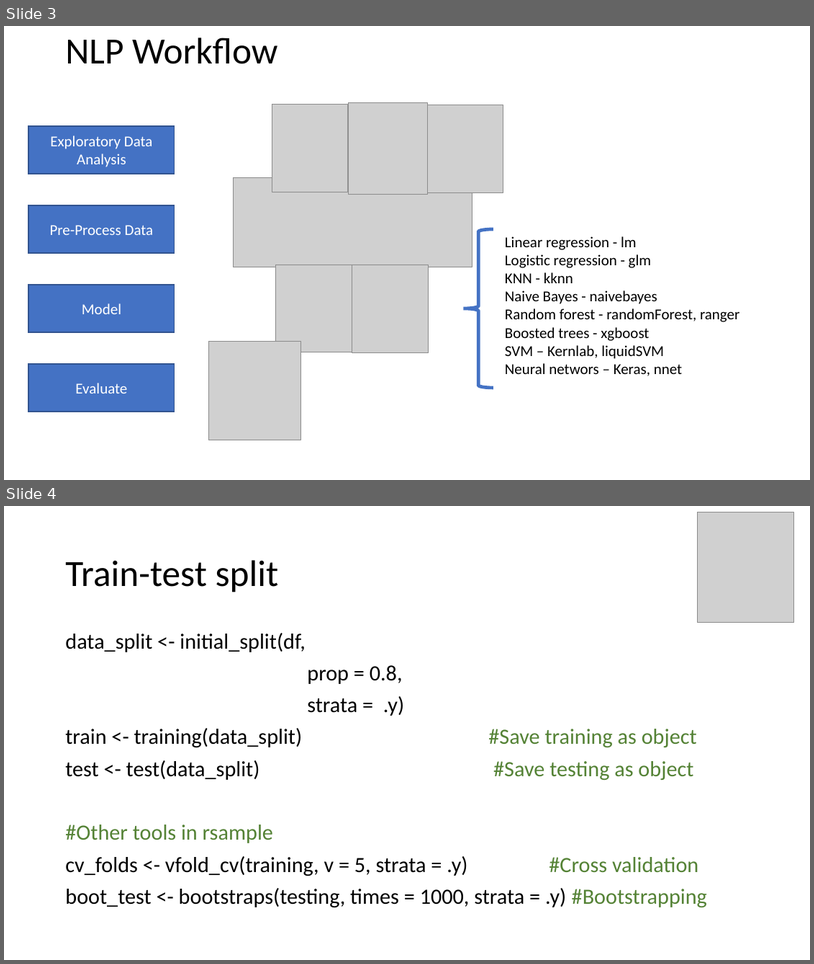
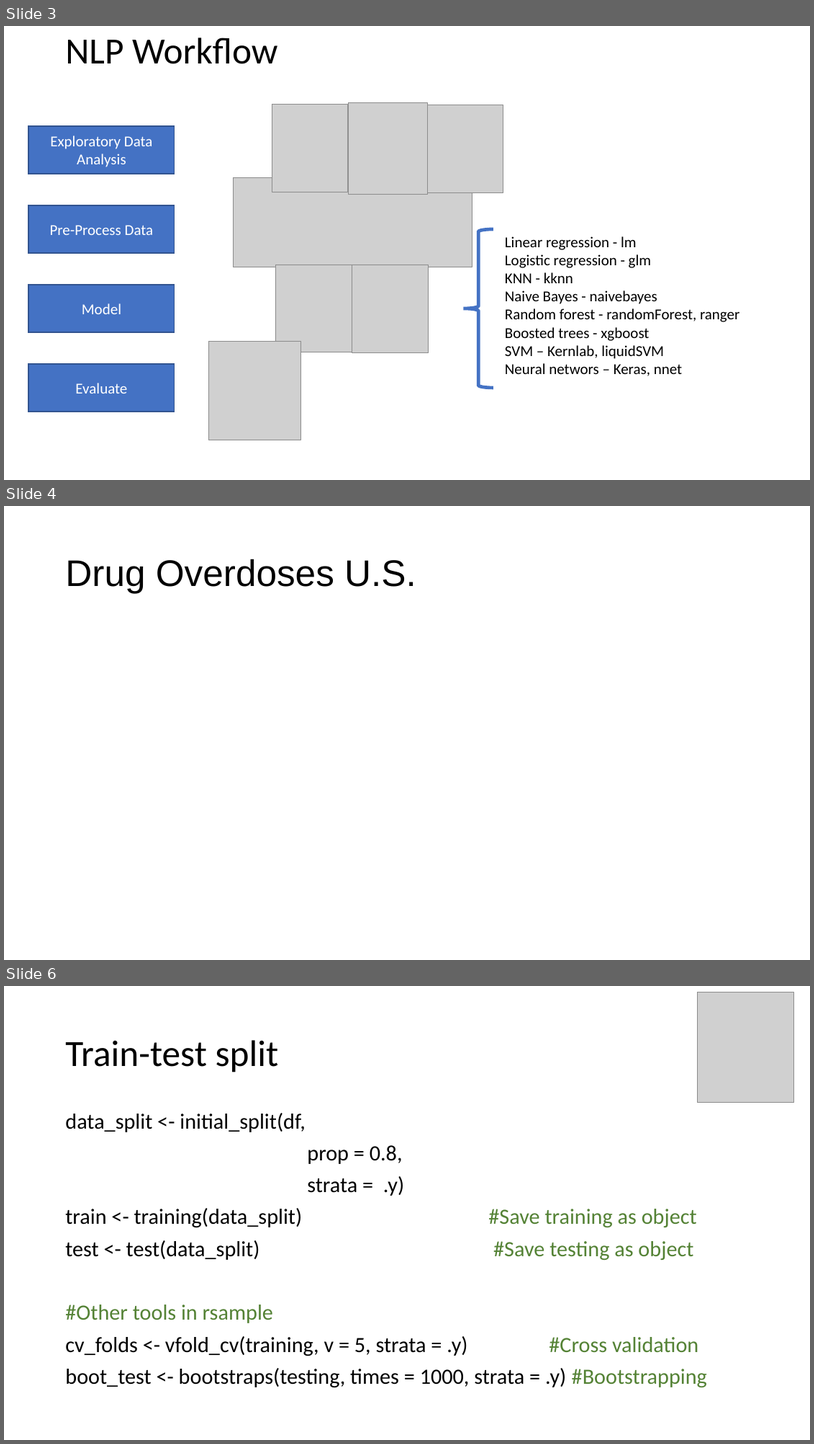
Before and after one commit to The-Kirby-Institute/NLP_Ascend_workshop, a slide deck: Ascend_workshop_coroner_NLP.pptx. Shown one above the other, each under a label of ours: slides 3 and 4 before the commit, slides 3, 4 and 6 after it; the slides between them are not shown. The pictures are 814x964 and 814x1444 pixels, drawn with LibreOffice and Linux fonts; fonts in the diff are those of the drawing; grey boxes stand for pictures; background and template pictures are left out. Boxes give left, top, right and bottom in pixels: in the first picture for what was removed or moved away, otherwise in the second. Text is boxed around its words. In the diff, an @@ line names an element or a change of style, - is before the commit and + after.

```diff
--- a/Ascend_workshop_coroner_NLP.pptx
+++ b/Ascend_workshop_coroner_NLP.pptx
@@ slide 4 added at (x1=4, y1=506, x2=810, y2=960), background picture (left out) @@
@@ title added at (x1=65, y1=559, x2=417, y2=593), 44 pt, text #000000 @@
+Drug Overdoses U.S.
@@ what was slide 4 is now slide 6 @@
```
Also in this commit, not shown: 3 slides changed, 4 other slides added, 1 slide removed, 3 other files.
